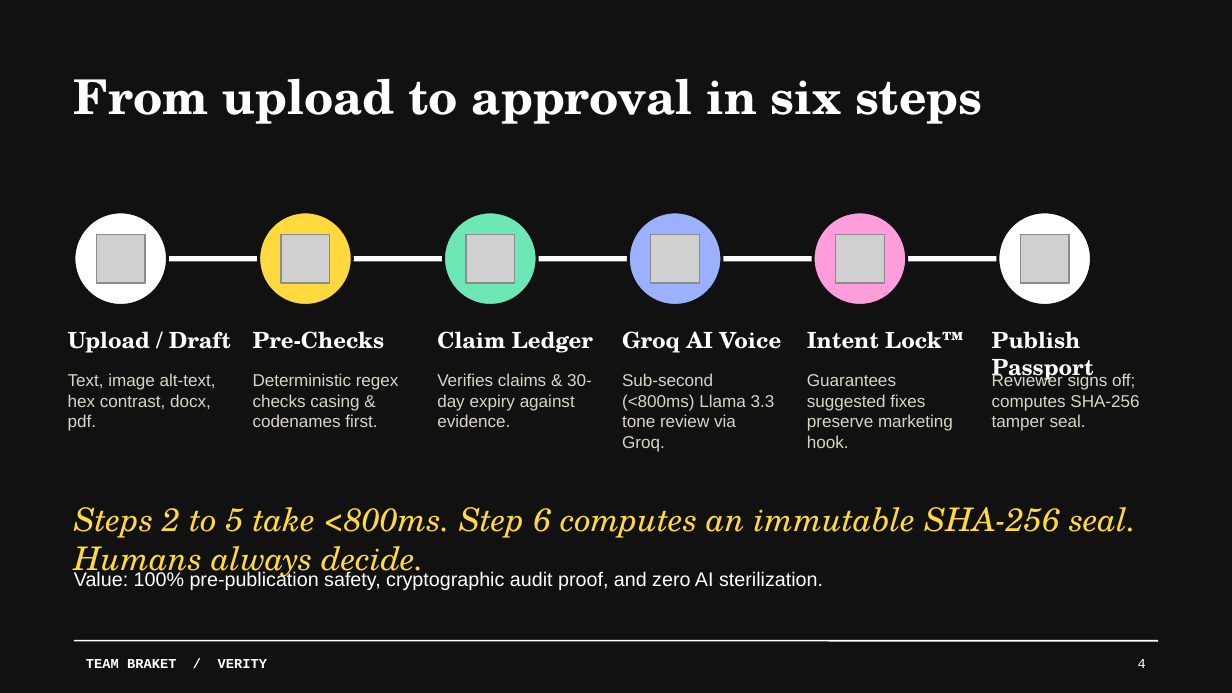
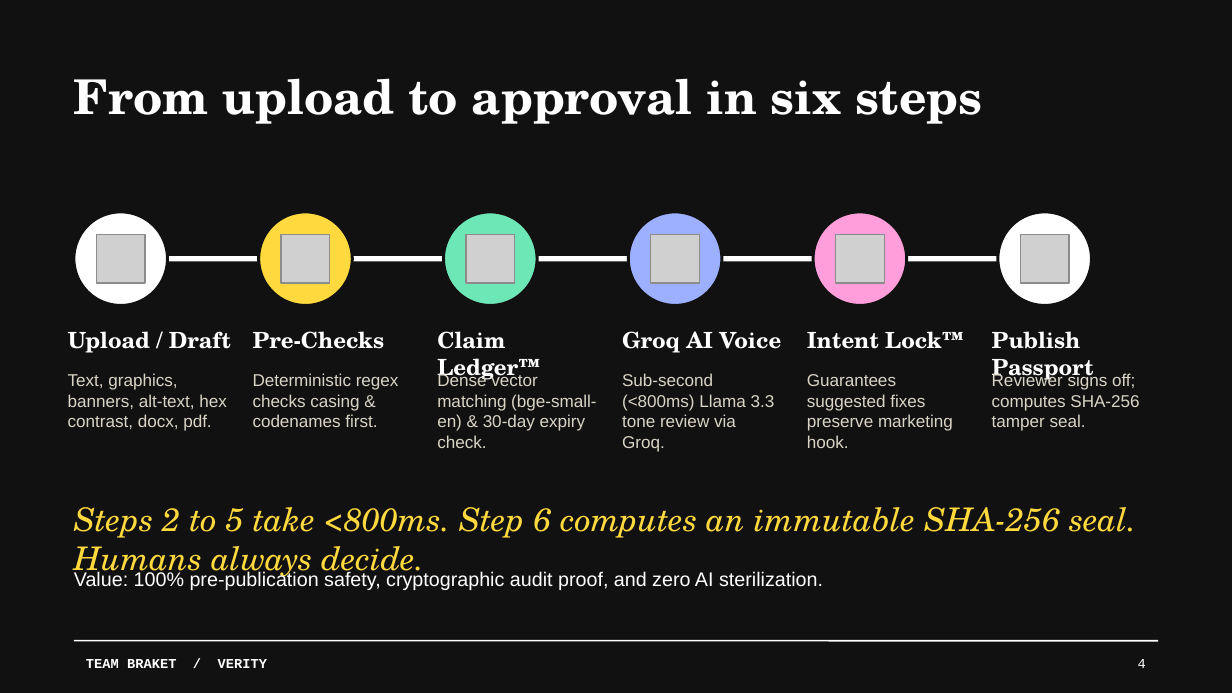
Before and after one commit to AstroNewz/VERITY, a slide deck: slide 4 of Verity_Round1_Deck_Complete.pptx. Drawn at 1232x693 pixels with LibreOffice and Linux fonts; fonts in the diff are those of the drawing; grey boxes stand for pictures. Boxes give left, top, right and bottom in pixels: in the first picture for what was removed or moved away, otherwise in the second. Text is boxed around its words. In the diff, an @@ line names an element or a change of style, - is before the commit and + after.

Commit message:
feat(round3): deliver all three major improvements, visual asset inspector, dense vector embeddings, browser extension & native figma plugin, report and slides

```diff
--- a/Verity_Round1_Deck_Complete.pptx
+++ b/Verity_Round1_Deck_Complete.pptx
@@ text at [437, 331, 540, 382]: text changed @@
-Claim Ledger
+Claim Ledger™
@@ text at [68, 373, 227, 431]: text changed @@
-Text, image alt-text, hex contrast, docx, pdf.
+Text, graphics, banners, alt-text, hex contrast, docx, pdf.
@@ text at [437, 372, 596, 448]: text changed @@
-Verifies claims & 30-day expiry against evidence.
+Dense vector matching (bge-small-en) & 30-day expiry check.
```
Also in this commit, not shown: 7 other slides changed, 44 other files.
